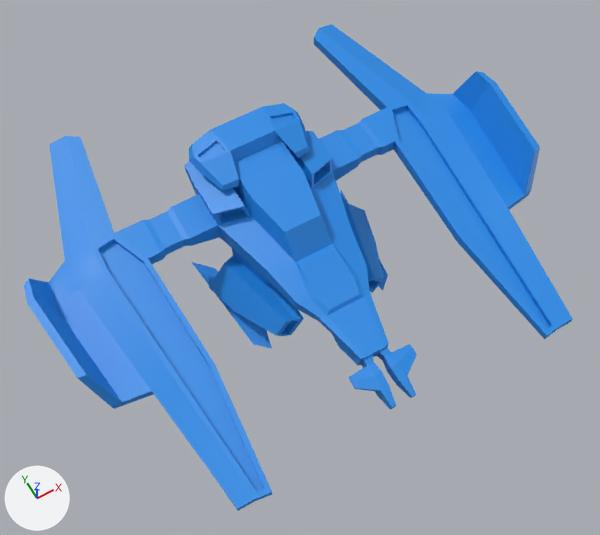
Renders of the Blender file Blender/Enemy Ships.blend from each side of a commit.
Before and after are seen from a 50 mm camera at (-5.07, -20.44, 20.8) aimed at (0.87, -9.99, -1.41). The axes (+X, +Y, +Z) are drawn at lower left. The lights are the same throughout. The same objects are shown in both versions, whatever each file hides.
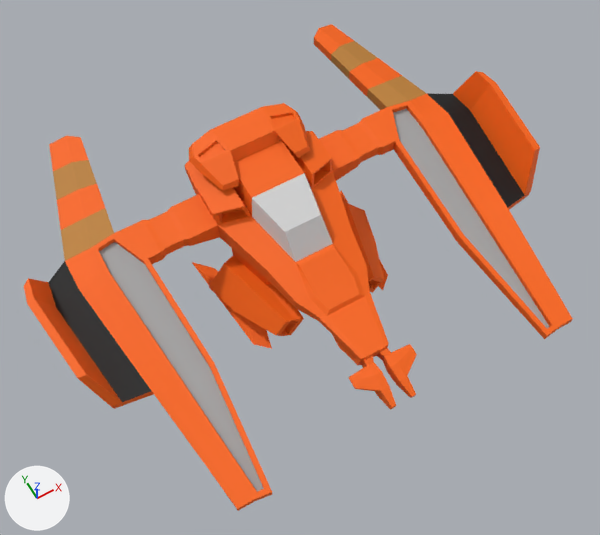
Changed parts and their boxes (x1, y1, x2, y2) in the pictures (600 x 535 px):
'Cube', recoloured (blue to orange): (24, 24, 573, 511) in both

The change, as a list of edits to the scene's bpy script:
```text
Add img_imphenziapalette01_256_gradient_png_001:
    img_imphenziapalette01_256_gradient_png_001 = load_image('ImphenziaPalette01-256-Gradient.png.001', 'textures/ImphenziaPalette01-256-Gradient.png', 256, 256, 'sRGB')
Add img_imphenziapalette01_256_gradientx4_emission_png:
    img_imphenziapalette01_256_gradientx4_emission_png = load_image('ImphenziaPalette01-256-GradientX4-Emission.png', 'textures/ImphenziaPalette01-256-GradientX4-Emission.png', 512, 512, 'sRGB')
Add mat_pallete_basic:
    mat_pallete_basic = bpy.data.materials.new('Pallete Basic')
    # uses the picture img_imphenziapalette01_256_gradient_png_001
    # uses the picture img_imphenziapalette01_256_gradientx4_emission_png
Change me_cube:
    where me_cube.from_pydata(...)  # 294 vertices, 279 faces; spans x 0.0..7.71, y -8.26..4.84, z -7.35..4.24
    remove me_cube.materials.append(mat_material_002)
    add me_cube.materials.append(mat_pallete_basic)
```
